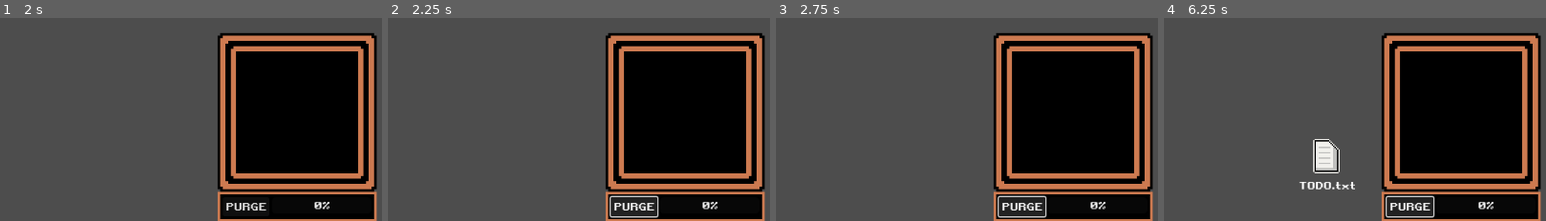
Above: before the commit, frames 1-4 (left to right).
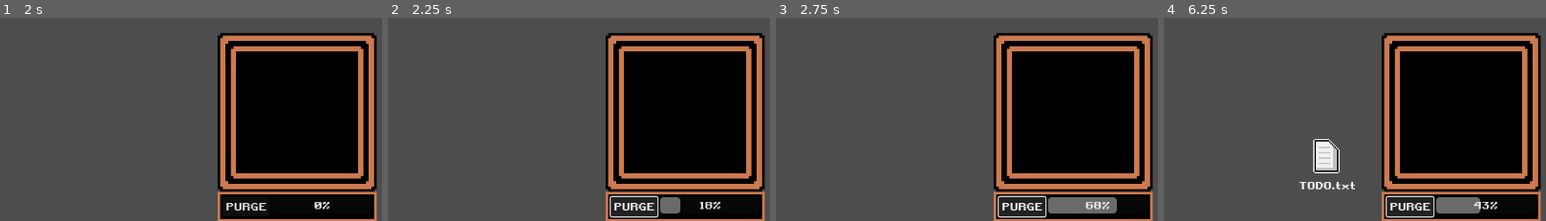
Above: after the commit, the same moments.

Repository: VileOar/ludum-dare-54
Game: Godot game, scene res://scenes/main.tscn
Two runs of this game, one before a commit and one after it. Both use one fixed random seed, a clock stepped at 60 frames per second and the inputs below.
Inputs:
- Up to frame 1 (2 s): click "Empty trash" at 0.5 s; click "Antivirus" at 1.25 s
- Up to frame 2 (2.25 s): click "PURGE" at 2 s
- Up to frame 3 (2.75 s): no input
- Up to frame 4 (6.25 s): click "Empty trash" at 2.75 s; click "Antivirus" at 3.5 s; click "Empty trash" at 4.25 s; click "Antivirus" at 5 s; click "PURGE" at 5.75 s
The pictures show only the part of the screen within x 50-100%, y 34-84%; the shares and areas given below are measured in that part.

Frame 1 is identical in both runs. In frame 2, 0.6% of the frame differs, in the area x 71-87%, y 88-97%; in frame 3, 1.4%, in the area x 71-90%, y 88-97%; in frame 4, 1.0%.

Commit message:
antivirus now purges files

Diff:
--- a/scenes/ui/antivirus.tscn
+++ b/scenes/ui/antivirus.tscn
@@ -84,14 +84,16 @@
 layout_mode = 2
 mouse_filter = 2
 
-[node name="Button" type="Button" parent="VBoxContainer/PanelContainer/HBoxContainer"]
+[node name="PurgeButton" type="Button" parent="VBoxContainer/PanelContainer/HBoxContainer"]
 layout_mode = 2
 text = "PURGE"
 
-[node name="ProgressBar" type="ProgressBar" parent="VBoxContainer/PanelContainer/HBoxContainer"]
+[node name="PurgeProgressbar" type="ProgressBar" parent="VBoxContainer/PanelContainer/HBoxContainer"]
+unique_name_in_owner = true
 layout_mode = 2
 size_flags_horizontal = 3
 mouse_filter = 2
 
 [connection signal="mouse_entered" from="VBoxContainer/PanelContainer2/Area2D" to="." method="_on_area_2d_mouse_entered"]
 [connection signal="mouse_exited" from="VBoxContainer/PanelContainer2/Area2D" to="." method="_on_area_2d_mouse_exited"]
+[connection signal="pressed" from="VBoxContainer/PanelContainer/HBoxContainer/PurgeButton" to="." method="_on_purge_button_pressed"]
--- a/scripts/ui/antivirus.gd
+++ b/scripts/ui/antivirus.gd
@@ -3,6 +3,7 @@
 
 @onready var _quarantine_grid = %QuarantineGrid
 @onready var _grid_detector = %Area2D
+@onready var _purge_progressbar = %PurgeProgressbar
 
 var _mouse_hovered := false
 
@@ -17,10 +18,24 @@
 var _max_quarantine_size := 4
 
 
+
+var _purge_counter := 0.0
+var _purge_speed := 100.0 # %/sec
+var _purging := false
+
+
 func _ready():
 	SignalManager.toggle_antivirus.connect(_on_toggle_antivirus)
 	SignalManager.release_files.connect(_on_release_files)
 	_max_quarantine_size = _quarantine_grid.get_child_count()
+
+
+func _process(delta):
+	if _purging:
+		_purge_counter += _purge_speed * delta
+		_purge_progressbar.value = _purge_counter
+		if _purge_counter >= 100.0:
+			_purge_files()
 
 
 func _drop_in_quarantine(file : DraggableFile):
@@ -41,9 +56,32 @@
 	file.set_selected(false)
 	_quarantine_queue.push_front(file)
 
+	_update_grid_graphics()
+
+
+func _purge_files():
+	while _quarantine_queue.size() > 0:
+		var file = _quarantine_queue.pop_back() as DraggableFile
+		SignalManager.free_space.emit(file.file_size)
+		file.queue_free() # NOT delete, so as to not trigger delete effects
+
+	_purging = false
+	_purge_counter = 0.0
+	_purge_progressbar.value = _purge_counter
+	_update_grid_graphics()
+
+
+func _update_grid_graphics():
 	# update grid graphics
+	var first_empty = 0
 	for ix in range(_quarantine_queue.size()):
 		_quarantine_grid.get_child(ix).set_icon(_quarantine_queue[ix].get_file_icon_anim())
+		first_empty += 1
+
+	# set remaining as empty
+	while first_empty < _quarantine_grid.get_child_count():
+		_quarantine_grid.get_child(first_empty).set_icon("")
+		first_empty += 1
 
 
 func _on_release_files(files : Array):
@@ -67,3 +105,7 @@
 
 func _on_area_2d_mouse_exited():
 	_mouse_hovered = false
+
+
+func _on_purge_button_pressed():
+	_purging = true
